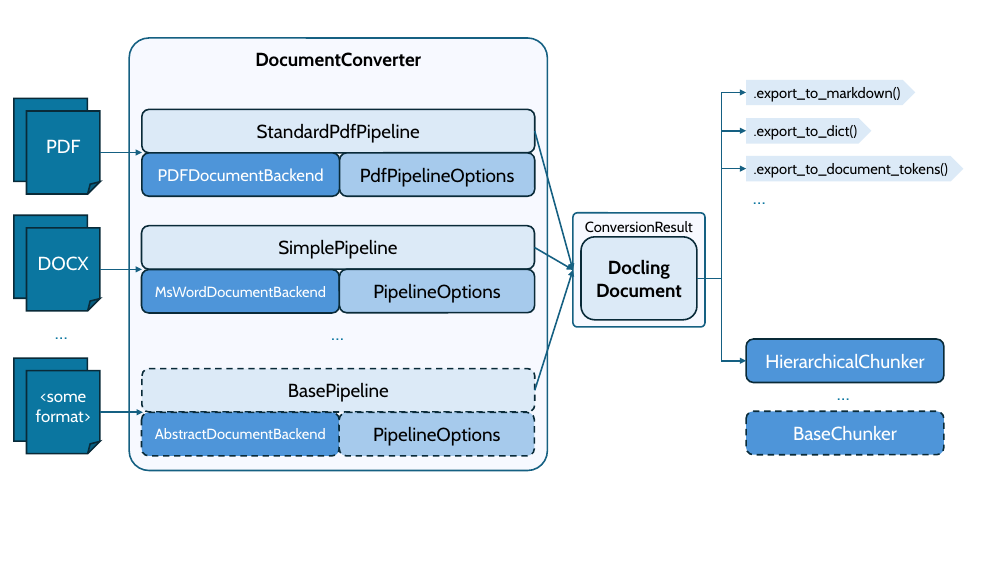
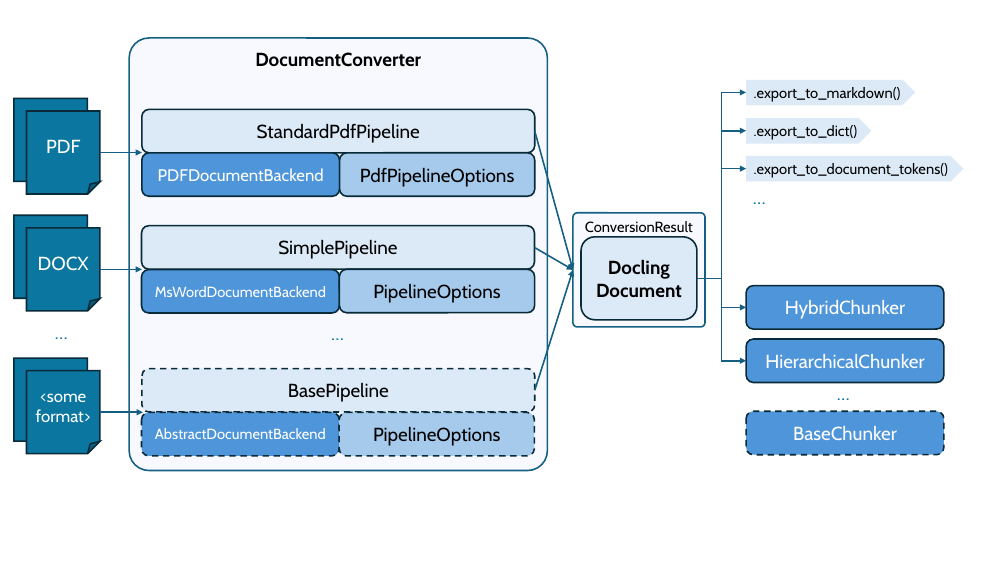
Before and after one commit to f007kht/osprey-experimental, a slide deck: slide 1 of docs/assets/docling_arch.pptx. Drawn at 1008x567 pixels with LibreOffice and Linux fonts; fonts in the diff are those of the drawing. Boxes give left, top, right and bottom in pixels: in the first picture for what was removed or moved away, otherwise in the second. Text is boxed around its words. In the diff, an @@ line names an element or a change of style, - is before the commit and + after.

Commit message:
feat: expose new hybrid chunker, update docs (#384)

```diff
--- a/docs/assets/docling_arch.pptx
+++ b/docs/assets/docling_arch.pptx
@@ elbow arrow added from (697, 278) to (746, 308), #156082 1.5 pt @@
@@ rounded rectangle added at [746,286,944,329], fill #4E95D9, outline #092A39 1.5 pt, 18 pt, text #FFFFFF @@
+HybridChunker
```
Also in this commit, not shown: 8 other files.
